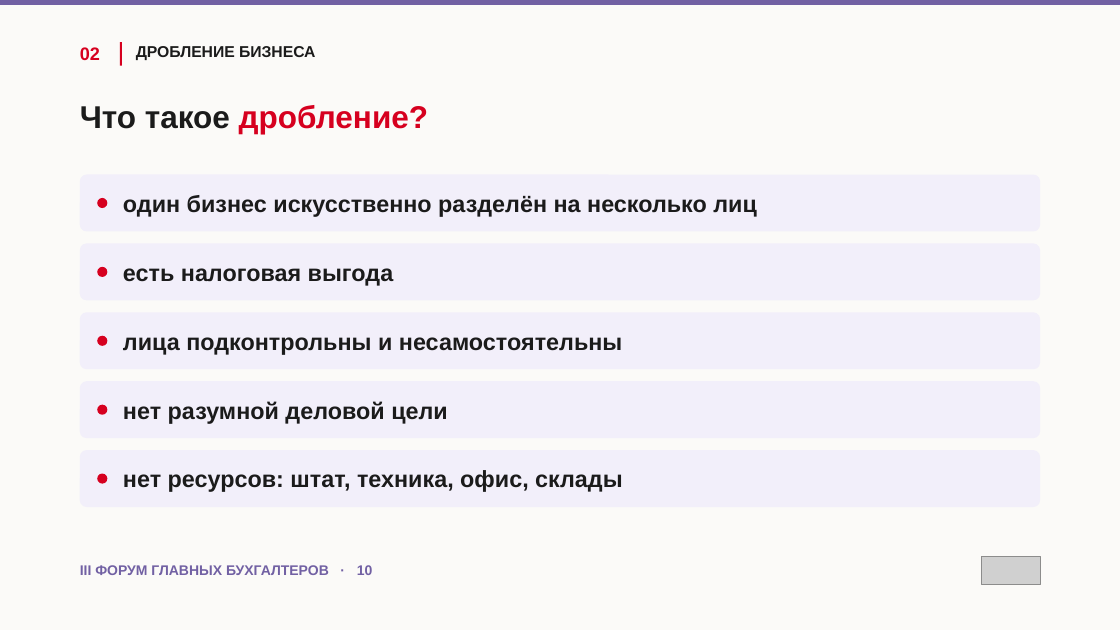
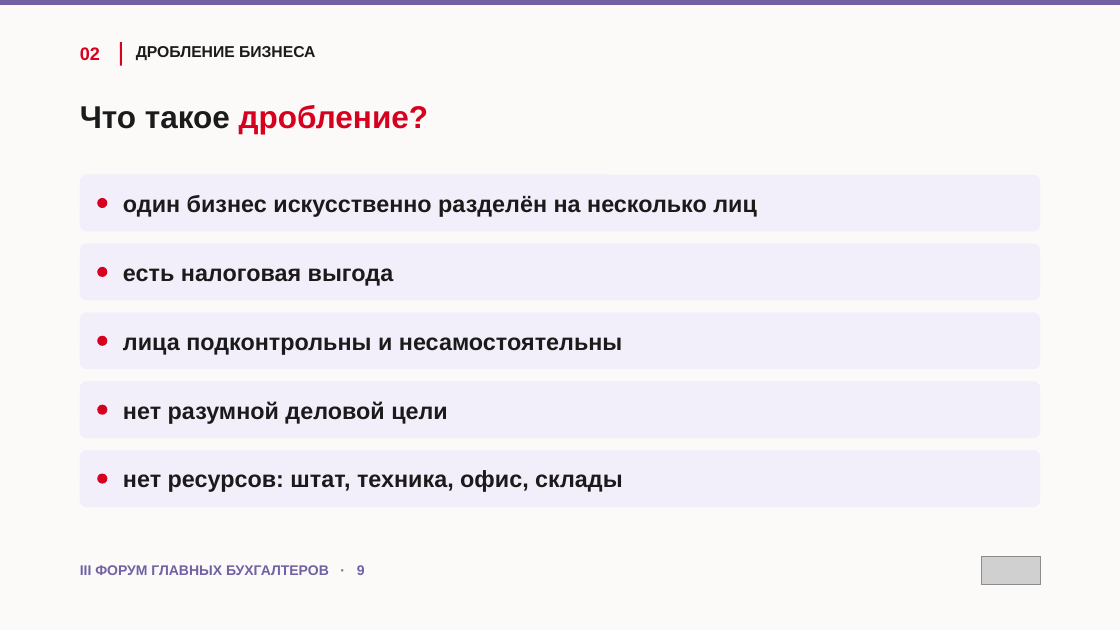
Before and after one commit to fagencymarketing-coder/design-system, a slide deck: slide 9 of conference-skazbuh/presentations/Каминский_Владислав_Сказочная_бухгалтерия.pptx (slide 10 before the commit). Drawn at 1120x630 pixels with LibreOffice and Linux fonts; fonts in the diff are those of the drawing; grey boxes stand for pictures. Boxes give left, top, right and bottom in pixels: in the first picture for what was removed or moved away, otherwise in the second. Text is boxed around its words. In the diff, an @@ line names an element or a change of style, - is before the commit and + after.

```diff
--- a/conference-skazbuh/presentations/Каминский_Владислав_Сказочная_бухгалтерия.pptx
+++ b/conference-skazbuh/presentations/Каминский_Владислав_Сказочная_бухгалтерия.pptx
@@ text at (80,565,365,575): text changed @@
-III ФОРУМ ГЛАВНЫХ БУХГАЛТЕРОВ · 10
+III ФОРУМ ГЛАВНЫХ БУХГАЛТЕРОВ · 9
```
Also in this commit, not shown: 24 other slides changed, 1 slide removed.
